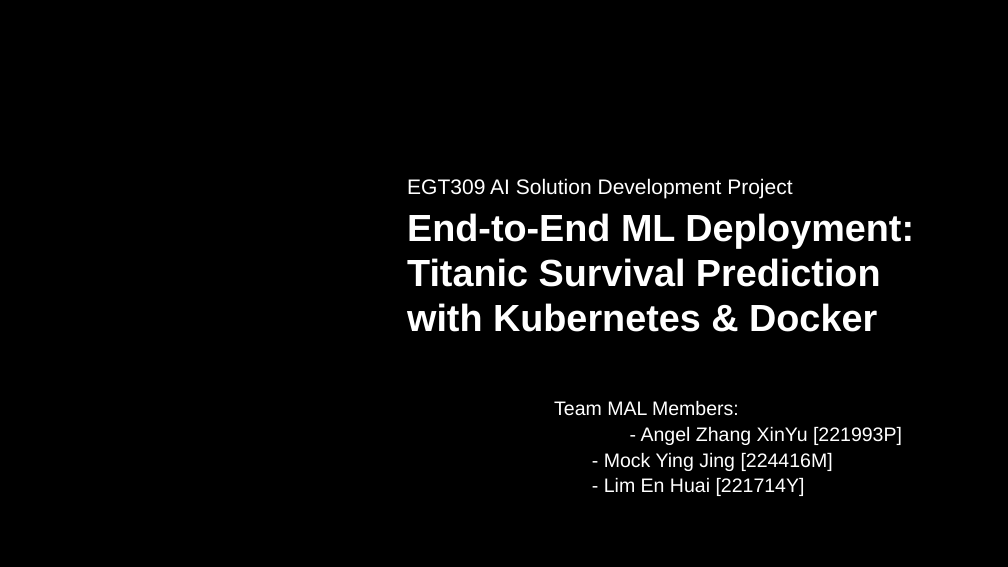
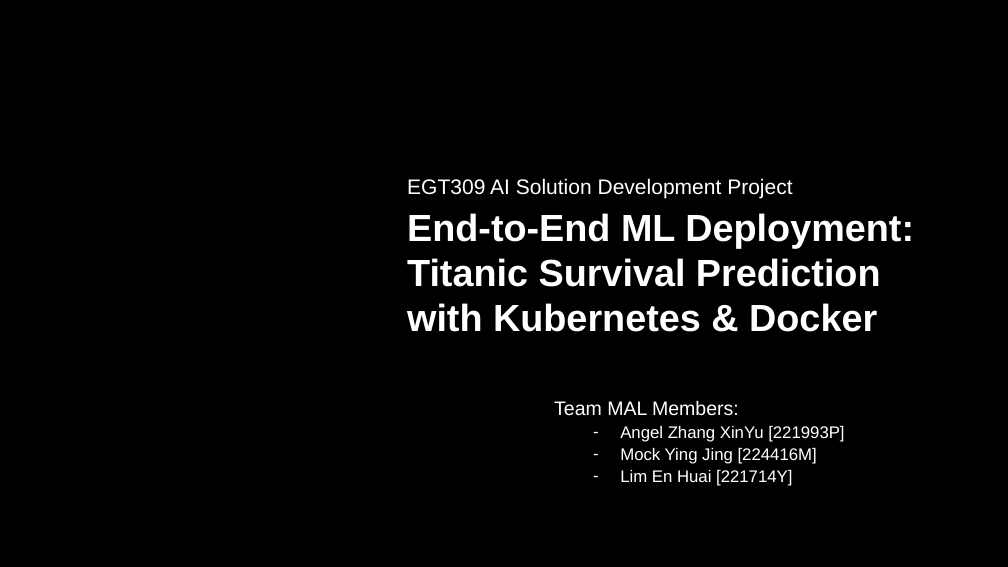
Before and after one commit to ZeRo0k/EGT309_Project_TeamMAL, a slide deck: slide 1 of EGT309_Project_TeamMAL_PPT.pptx. Drawn at 1008x567 pixels with LibreOffice and Linux fonts; fonts in the diff are those of the drawing; background and template pictures are left out. Boxes give left, top, right and bottom in pixels: in the first picture for what was removed or moved away, otherwise in the second. Text is boxed around its words. In the diff, an @@ line names an element or a change of style, - is before the commit and + after.

```diff
--- a/EGT309_Project_TeamMAL_PPT.pptx
+++ b/EGT309_Project_TeamMAL_PPT.pptx
@@ subtitle at box(554, 401, 844, 486): text changed; size 18.6 to 16 pt @@
-Team MAL Members:
-- Angel Zhang XinYu [221993P]
-- Mock Ying Jing [224416M]
-- Lim En Huai [221714Y]
+Team MAL Members:
+  – Angel Zhang XinYu [221993P]
+  – Mock Ying Jing [224416M]
+  – Lim En Huai [221714Y]
```
Also in this commit, not shown: 3 other slides changed.
